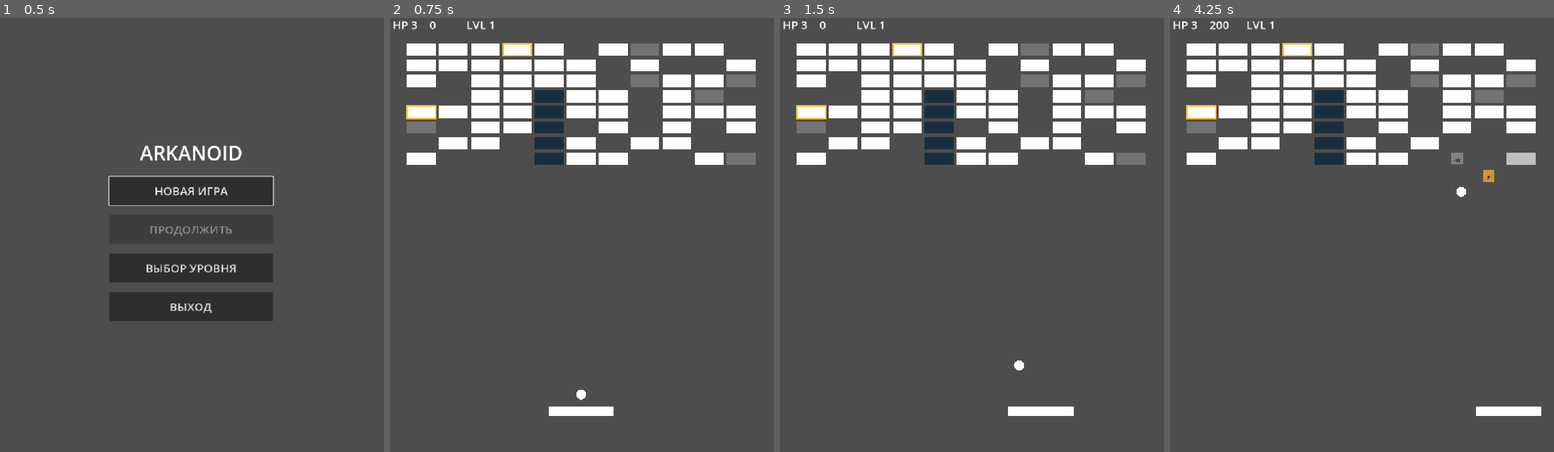
Above: before the commit, frames 1-4 (left to right).
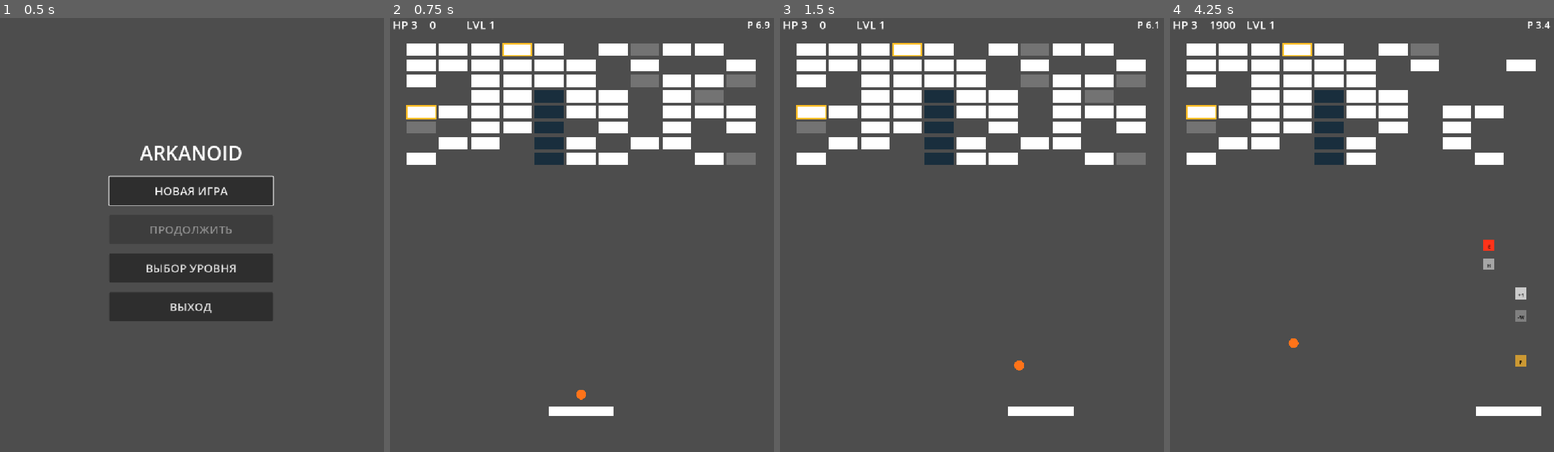
Above: after the commit, the same moments.

Repository: Ardarik421/arkanoid
Game: Godot game, scene res://scenes/main_menu.tscn
The game is run twice, just before and just after one commit, with the same random seed, the same clock (stepped at 60 frames per second) and the same inputs.
Inputs (mouse positions are in pixels of both pictures, inside the frame that each line leads up to):
- Up to frame 1 (0.5 s): no input
- Up to frame 2 (0.75 s): click "НОВАЯ ИГРА" at 0.5 s
- Up to frame 3 (1.5 s): tap Enter at 1.25 s; move the mouse to (1056, 208) at 1.27 s; hold D (move_right) from 1.28 s (still down); tap Space (launch_ball) at 1.35 s
- Up to frame 4 (4.25 s): move the mouse to (1281, 252) at 2.02 s; release D (move_right) at 2.03 s; hold A (move_left) 2.03-2.78 s; tap Space (launch_ball) at 2.1, 2.85, 3.6 s; move the mouse to (1400, 130) at 2.77 s; hold D (move_right) from 2.78 s (still down); move the mouse to (1342, 317) at 3.52 s

Frame 1 is identical in both runs. In frame 2, less than 0.1% of the frame differs, in the area x 48-99%, y 0-88%; in frame 3, less than 0.1%; in frame 4, 3.9%, in the area x 10-100%, y 0-81%.

Commit message:
Уменьшил максимальное количество бонусов на экране

Diff:
--- a/scenes/main.gd
+++ b/scenes/main.gd
@@ -153,6 +153,8 @@
 const PADDLE_MAX_WIDTH: float = 280.0
 const PADDLE_WIDTH_STEP: float = 40.0
 
+const MAX_RANDOM_BONUSES_ON_SCREEN: int = 5
+
 # =========================
 # СОСТОЯНИЕ ГЕНЕРАЦИИ УРОВНЯ
 # =========================
@@ -518,13 +520,30 @@
 	if active_balls.is_empty():
 		lose_life()
 
+func get_active_bonus_count() -> int:
+	var count: int = 0
+
+	for child in get_children():
+		if child is Bonus and not child.is_queued_for_deletion():
+			count += 1
+
+	return count
+
 func _on_brick_destroyed(points: int, brick_position: Vector2, guaranteed_bonus: bool, powerful_bonus: bool):
 	score += points
 	breakable_bricks_left -= 1
 
 	update_score_label()
 
-	if guaranteed_bonus or randf() < get_bonus_drop_chance():
+	var can_spawn_random_bonus = (
+		guaranteed_bonus
+		or get_active_bonus_count() < MAX_RANDOM_BONUSES_ON_SCREEN
+	)
+
+	if can_spawn_random_bonus and (
+		guaranteed_bonus
+		or randf() < get_bonus_drop_chance()
+	):
 		var bonus = bonus_scene.instantiate()
 
 		if powerful_bonus:
--- a/scenes/main.tscn
+++ b/scenes/main.tscn
@@ -22,7 +22,10 @@
 script = ExtResource("1_sugp2")
 brick_scene = ExtResource("3_sugp2")
 bonus_scene = ExtResource("5_tbgi4")
+use_test_level = false
 test_pattern = 7
+use_test_bonuses = true
+test_piercing = true
 
 [node name="Walls" type="Node2D" parent="." unique_id=1927932240]
 
